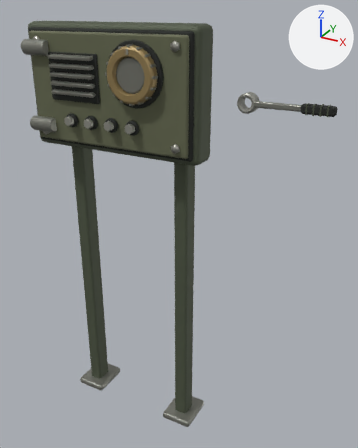
Two versions of the Blender file tools/blender/repair-panel.blend, one commit apart.
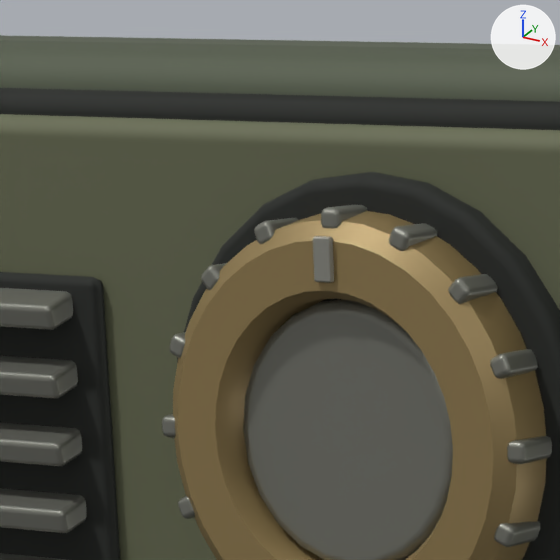
The first picture shows the older version from a camera (50 mm lens) standing at (1.097, -1.525, 0.281) and looking at (0.218, 0.073, -0.518). The close-ups show the older and then the newer version on the part from 23% to 44% of the width and 4% to 21% of the height of that picture. Only the edits that show in the close-ups are written down. The lights are fixed; the arrows at upper right show +X, +Y and +Z.

Before the edit, the objects in view are built like this:
```python
me_panelcasting_19 = bpy.data.meshes.new('PanelCasting_19')
me_panelcasting_19.from_pydata(...)  # 8 vertices, 6 faces; spans x -0.226..-0.034, y -0.104..-0.078, z 0.106..0.124
me_panelcasting_19.polygons.foreach_set('use_smooth', [True] * 6)
me_panelcasting_19.materials.append(mat_machined)  # grey #85867d
me_ringgrip_33 = bpy.data.meshes.new('RingGrip_33')
me_ringgrip_33.from_pydata(...)  # 8 vertices, 6 faces; spans x 0.0587..0.0728, y -0.0355..-0.0085, z 0.0587..0.0728
me_ringgrip_33.polygons.foreach_set('use_smooth', [True] * 6)
me_ringgrip_33.materials.append(mat_machined)  # grey #85867d
me_ringgrip_47 = bpy.data.meshes.new('RingGrip_47')
me_ringgrip_47.from_pydata(...)  # a box spanning x -0.0045..0.0045, y -0.042..-0.038, z 0.0675..0.0865
me_ringgrip_47.polygons.foreach_set('use_smooth', [True] * 6)
me_ringgrip_47.materials.append(mat_burnished)  # grey #a0a097
ob_panelcasting_19 = bpy.data.objects.new('PanelCasting_19', me_panelcasting_19)
ob_panelcasting_19.parent = ob_repairpanel
ob_panelcasting_19.location = (0.0, 0.0, 0.0)
_m = ob_panelcasting_19.modifiers.new('bevel', 'BEVEL')
_m.width = 0.003
_m.width_pct = 0.003
_m.segments = 2
_m.angle_limit = 0.611
_m.harden_normals = True
ob_ringgrip_33 = bpy.data.objects.new('RingGrip_33', me_ringgrip_33)
ob_ringgrip_33.parent = ob_adjustmentring
ob_ringgrip_33.location = (0.0, 0.0, 0.0)
_m = ob_ringgrip_33.modifiers.new('bevel', 'BEVEL')
_m.width = 0.003
_m.width_pct = 0.003
_m.segments = 2
_m.angle_limit = 0.611
_m.harden_normals = True
ob_ringgrip_47 = bpy.data.objects.new('RingGrip_47', me_ringgrip_47)
ob_ringgrip_47.parent = ob_adjustmentring
ob_ringgrip_47.location = (0.0, 0.0, 0.0)
_m = ob_ringgrip_47.modifiers.new('bevel', 'BEVEL')
_m.width = 0.001
_m.width_pct = 0.001
_m.segments = 2
_m.angle_limit = 0.611
_m.harden_normals = True
# also in view: 'PanelCasting_29' at (0.133, -0.099, 0.069); 'RingGrip_31' at (0.133, -0.102, 0.162); 'PanelCasting_16' at (-0.13, -0.091, 0.022); 'PanelCasting_3' at (0.0, -0.069, 0.0); 'RingGrip_35' at (0.226, -0.102, 0.069)
```
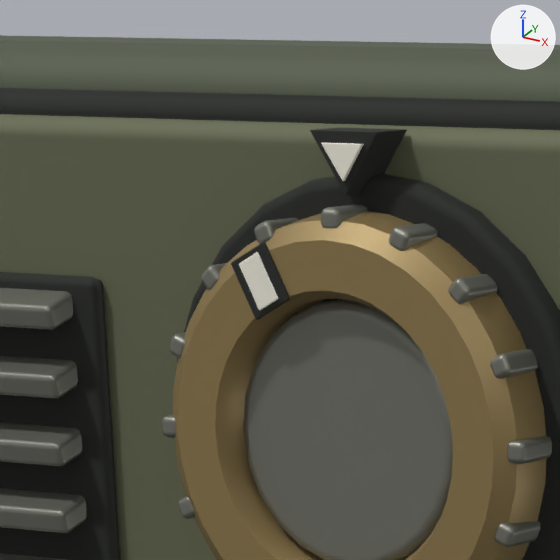
Changed parts and their boxes (x1, y1, x2, y2) in the close-ups (560 x 560 px; the box of a moved part takes in the faces that stretch with it):
'PanelCasting_49', added (black): after (310, 128, 407, 196)
'RingGrip_48', added: after (239, 252, 278, 310)
'PanelCasting_50', added: after (321, 143, 364, 182)
part 1 of me_ringgrip_47, moved or reshaped: before (313, 236, 334, 283); after (231, 242, 290, 320)

What changed in the scene script:
```text
Change me_ringgrip_47:
    used by ob_ringgrip_47; parent = ob_adjustmentring; location = (0.0, 0.0, 0.0)
    remove me_ringgrip_47.from_pydata(...)  # 8 vertices, 6 faces; spans x -0.0045..0.0045, y -0.042..-0.038, z 0.0675..0.0865
    remove me_ringgrip_47.materials.append(mat_burnished)  # grey #a0a097
    add me_ringgrip_47.from_pydata(...)  # 8 vertices, 6 faces; spans x -0.0502..-0.0191, y -0.0405..-0.0385, z 0.0497..0.0833
    me_ringgrip_47 part 1
    me_ringgrip_47.vertices[0].co: (-0.0045, -0.042, 0.0675) -> (-0.0377, -0.0405, 0.0497)
    me_ringgrip_47.vertices[1].co: (-0.0045, -0.042, 0.0865) -> (-0.0502, -0.0405, 0.0737)
    me_ringgrip_47.vertices[2].co: (-0.0045, -0.038, 0.0675) -> (-0.0377, -0.0385, 0.0497)
    me_ringgrip_47.vertices[3].co: (-0.0045, -0.038, 0.0865) -> (-0.0502, -0.0385, 0.0737)
    me_ringgrip_47.vertices[4].co: (0.0045, -0.042, 0.0675) -> (-0.0191, -0.0405, 0.0594)
    me_ringgrip_47.vertices[5].co: (0.0045, -0.042, 0.0865) -> (-0.0316, -0.0405, 0.0833)
    me_ringgrip_47.vertices[6].co: (0.0045, -0.038, 0.0675) -> (-0.0191, -0.0385, 0.0594)
    me_ringgrip_47.vertices[7].co: (0.0045, -0.038, 0.0865) -> (-0.0316, -0.0385, 0.0833)
    add me_ringgrip_47.materials.append(mat_recess)  # black #252824
Add me_panelcasting_50:
    me_panelcasting_50.from_pydata([(0.122, -0.101, 0.193), (0.122, -0.103, 0.193), (0.144, -0.101, 0.193), (0.144, -0.103, 0.193), (0.133, -0.101, 0.177), (0.133, -0.103, 0.177)], [], [(3, 5, 4, 2), (3, 1, 5), (4, 5, 1, 0), (0, 2, 4), (0, 1, 3, 2)])
    me_panelcasting_50.polygons.foreach_set('use_smooth', [True] * 5)
    me_panelcasting_50.materials.append(mat_indexenamel)  # white #f2eee0
Add me_panelcasting_49:
    me_panelcasting_49.from_pydata([(0.115, -0.077, 0.198), (0.115, -0.101, 0.198), (0.151, -0.077, 0.198), (0.151, -0.101, 0.198), (0.133, -0.077, 0.171), (0.133, -0.101, 0.171)], [], [(3, 5, 4, 2), (3, 1, 5), (4, 5, 1, 0), (0, 2, 4), (0, 1, 3, 2)])
    me_panelcasting_49.polygons.foreach_set('use_smooth', [True] * 5)
    me_panelcasting_49.materials.append(mat_recess)  # black #252824
Add me_ringgrip_48:
    me_ringgrip_48.from_pydata([(-0.0349, -0.0415, 0.054), (-0.045, -0.0415, 0.0735), (-0.0349, -0.0405, 0.054), (-0.045, -0.0405, 0.0735), (-0.0242, -0.0415, 0.0595), (-0.0344, -0.0415, 0.0791), (-0.0242, -0.0405, 0.0595), (-0.0344, -0.0405, 0.0791)], [], [(0, 1, 3, 2), (2, 3, 7, 6), (6, 7, 5, 4), (4, 5, 1, 0), (2, 6, 4, 0), (7, 3, 1, 5)])
    me_ringgrip_48.polygons.foreach_set('use_smooth', [True] * 6)
    me_ringgrip_48.materials.append(mat_indexenamel)  # white #f2eee0
Add ob_panelcasting_50:
    ob_panelcasting_50 = bpy.data.objects.new('PanelCasting_50', me_panelcasting_50)  # modifiers BEVEL
    ob_panelcasting_50.parent = ob_repairpanel
    ob_panelcasting_50.location = (0.0, 0.0, 0.0)
Add ob_panelcasting_49:
    ob_panelcasting_49 = bpy.data.objects.new('PanelCasting_49', me_panelcasting_49)  # modifiers BEVEL
    ob_panelcasting_49.parent = ob_repairpanel
    ob_panelcasting_49.location = (0.0, 0.0, 0.0)
Add ob_ringgrip_48:
    ob_ringgrip_48 = bpy.data.objects.new('RingGrip_48', me_ringgrip_48)  # modifiers BEVEL
    ob_ringgrip_48.parent = ob_adjustmentring
    ob_ringgrip_48.location = (0.0, 0.0, 0.0)
```
